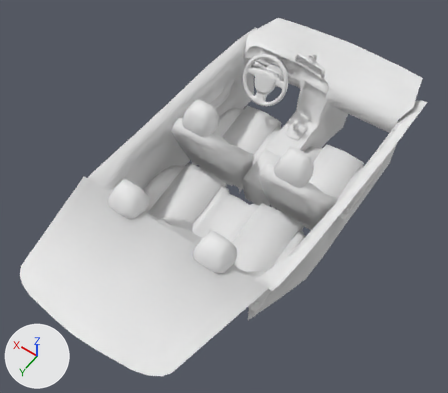
The FBX model Car/Car_interior.fbx: old version first, new version second.
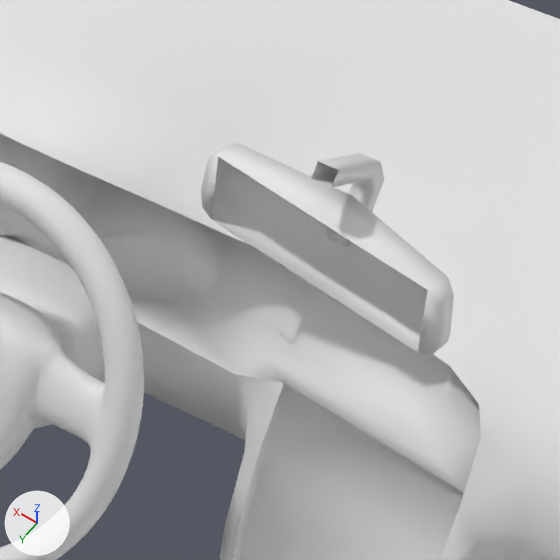
The first picture shows the older version from a 50 mm lens placed at (-1.57, 2.59, 3.38), pointed at (-0.01, 0.39, -0.06). The close-ups show both versions on the part from 61% to 75% of the width and 9% to 26% of the height of that picture; other places that the commit changed are outside them. Every picture has the same lights, and +X, +Y and +Z are marked at lower left. Where no turn or scale is listed for an object, it has been applied to the vertices.

Objects in the first close-up: 'InteriorBase', 'MirrorCenter', 'Steering_wheel', 'Tablero'.
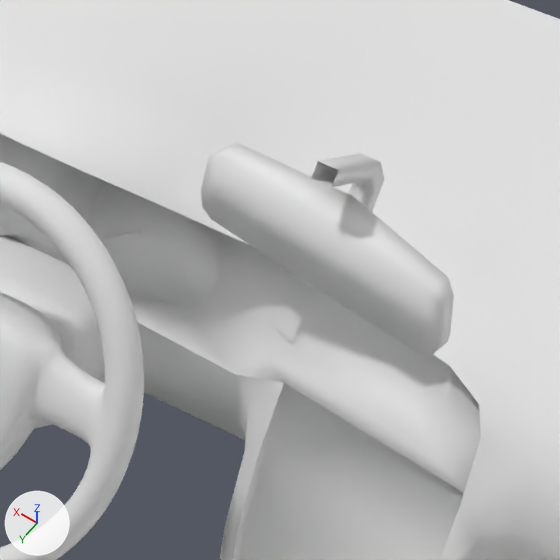
The newer file is also turned or shifted as a whole; pictures and numbers use the older file's frame.

Diff of the bpy script that builds the scene:
```diff
--- a/Car/Car_interior.fbx.py
+++ b/Car/Car_interior.fbx.py
@@ me_untitled_004 @@
 me_untitled_004.from_pydata(...)  # 44 vertices, 68 faces; spans x -0.135..0.134, y -0.06..0.054, z -0.051..0.083
 # used by ob_mirrorcenter; location = (-0.0521, -0.6228, 0.4653)
 # verts and faces of me_untitled_004; kept vertices keep their numbers, new ones are numbered from 44
 # before: 5 (-0.114, 0.052, 0.02) at pixel (427, 290), 6 (-0.114, 0.052, -0.048) at pixel (417, 352), 17 (0.119, 0.006, 0.02) at pixel (218, 156), 20 (0.119, 0.006, -0.048) at pixel (211, 219)
+# me_untitled_004 part 1
+faces += [(5, 17, 20, 6)]
 me_untitled_004.materials.append(mat_plastico)
```

What differs and where, as boxes [x1, y1, x2, y2] in the close-ups (560 x 560 px):
part 1 of me_untitled_004, added
    after: [211, 157, 428, 352]
